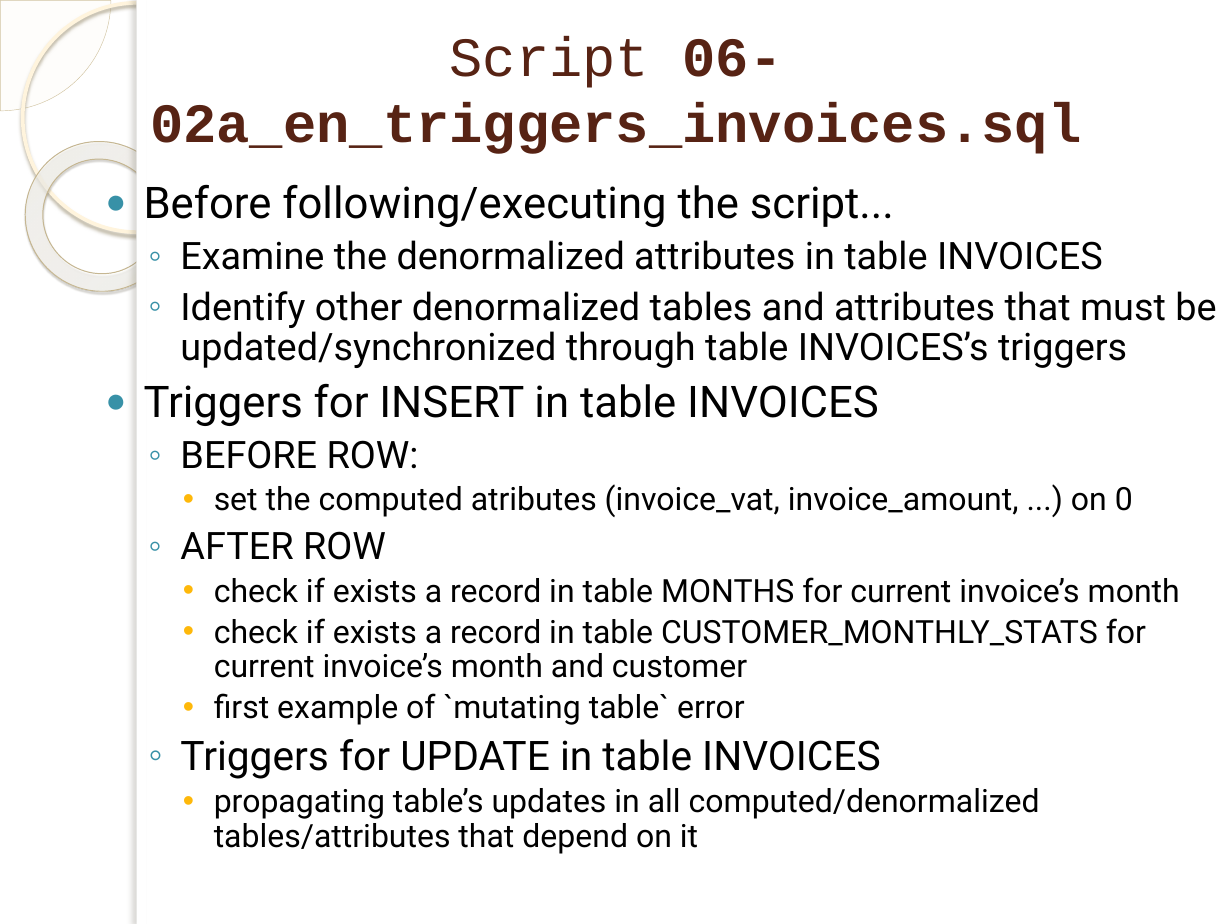
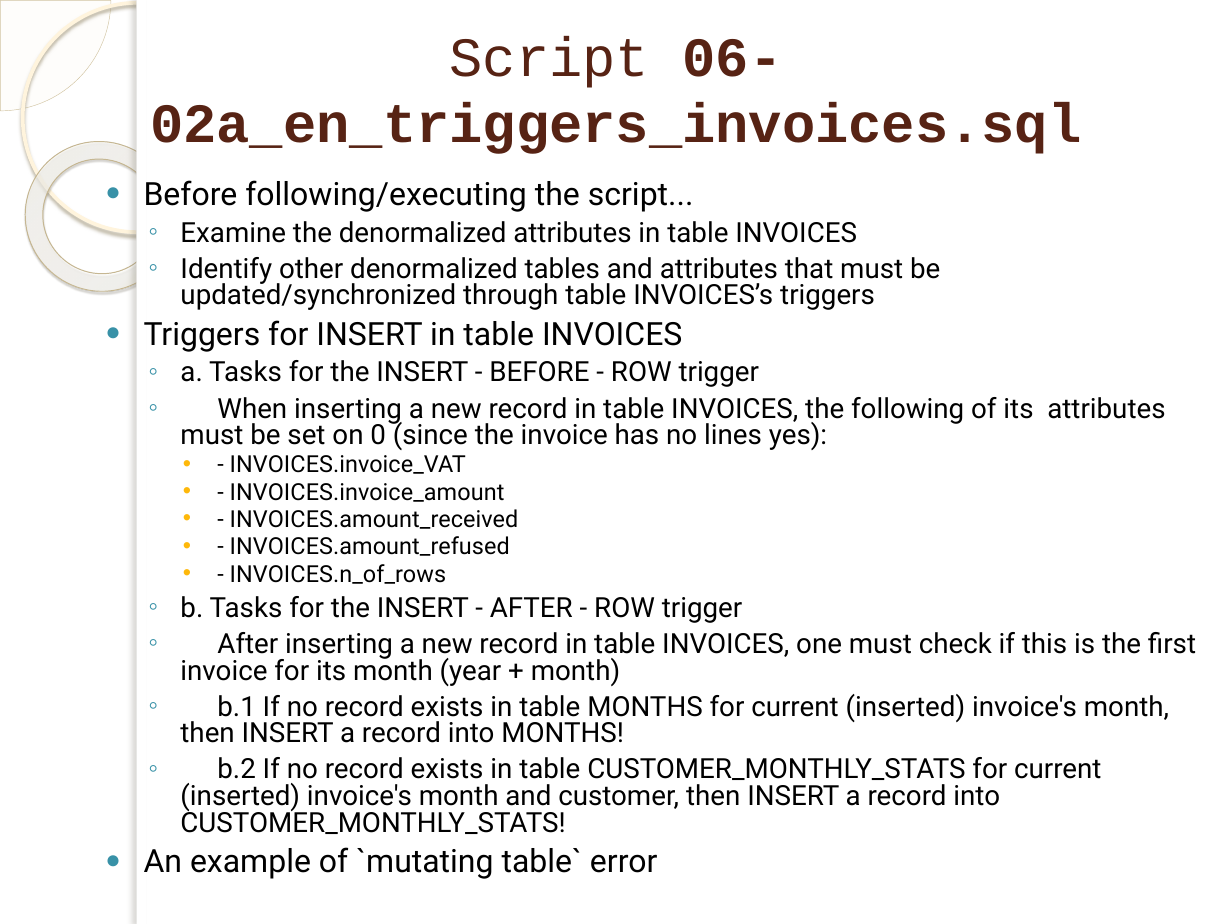
Before and after one commit to marinfotache/Database-Logic-in-Business-Applications, a slide deck: slide 5 of 06_Triggers/06-02_en_Triggers - part 2.pptx. Drawn at 1232x924 pixels with LibreOffice and Linux fonts; fonts in the diff are those of the drawing; background and template pictures are left out. Boxes give left, top, right and bottom in pixels: in the first picture for what was removed or moved away, otherwise in the second. Text is boxed around its words. In the diff, an @@ line names an element or a change of style, - is before the commit and + after.

```diff
--- a/06_Triggers/06-02_en_Triggers - part 2.pptx
+++ b/06_Triggers/06-02_en_Triggers - part 2.pptx
@@ text at bbox=[144, 180, 940, 352]: size 25.5 to 18.8 pt in "Before following/executing the script...", "Triggers for INSERT in table INVOICES"; size 22.1 to 16.2 pt in "Examine the denormalized attributes in table INVOICES", "Identify other denormalized tables and attributes that ..."; line spacing 0.9 to 0.8 @@
@@ text at bbox=[144, 360, 1196, 879]: text changed; size 18.7 to 16.2 pt @@
-  ◦ BEFORE ROW:
-    • set the computed atributes (invoice_vat, invoice_amount, ...) on 0
-  ◦ AFTER ROW
-    • check if exists a record in table MONTHS for current invoice’s month
-    • check if exists a record in table CUSTOMER_MONTHLY_STATS for current invoice’s month and customer
-    • first example of `mutating table` error
-  ◦ Triggers for UPDATE in table INVOICES
-    • propagating table’s updates in all computed/denormalized tables/attributes that depend on it
+  ◦ a. Tasks for the INSERT - BEFORE - ROW trigger
+  ◦ When inserting a new record in table INVOICES, the following of its attributes must be set on 0 (since the invoice has no lines yes):
+    • - INVOICES.invoice_VAT
+    • - INVOICES.invoice_amount
+    • - INVOICES.amount_received
+    • - INVOICES.amount_refused
+    • - INVOICES.n_of_rows
+  ◦ b. Tasks for the INSERT - AFTER - ROW trigger
+  ◦ After inserting a new record in table INVOICES, one must check if this is the first invoice for its month (year + month)
+  ◦ b.1 If no record exists in table MONTHS for current (inserted) invoice's month, then INSERT a record into MONTHS!
+  ◦ b.2 If no record exists in table CUSTOMER_MONTHLY_STATS for current (inserted) invoice's month and customer, then INSERT a record into CUSTOMER_MONTHLY_STATS!
+● An example of `mutating table` error
```
Also in this commit, not shown: 1 other slide changed, 5 slides added, 2 other files.
